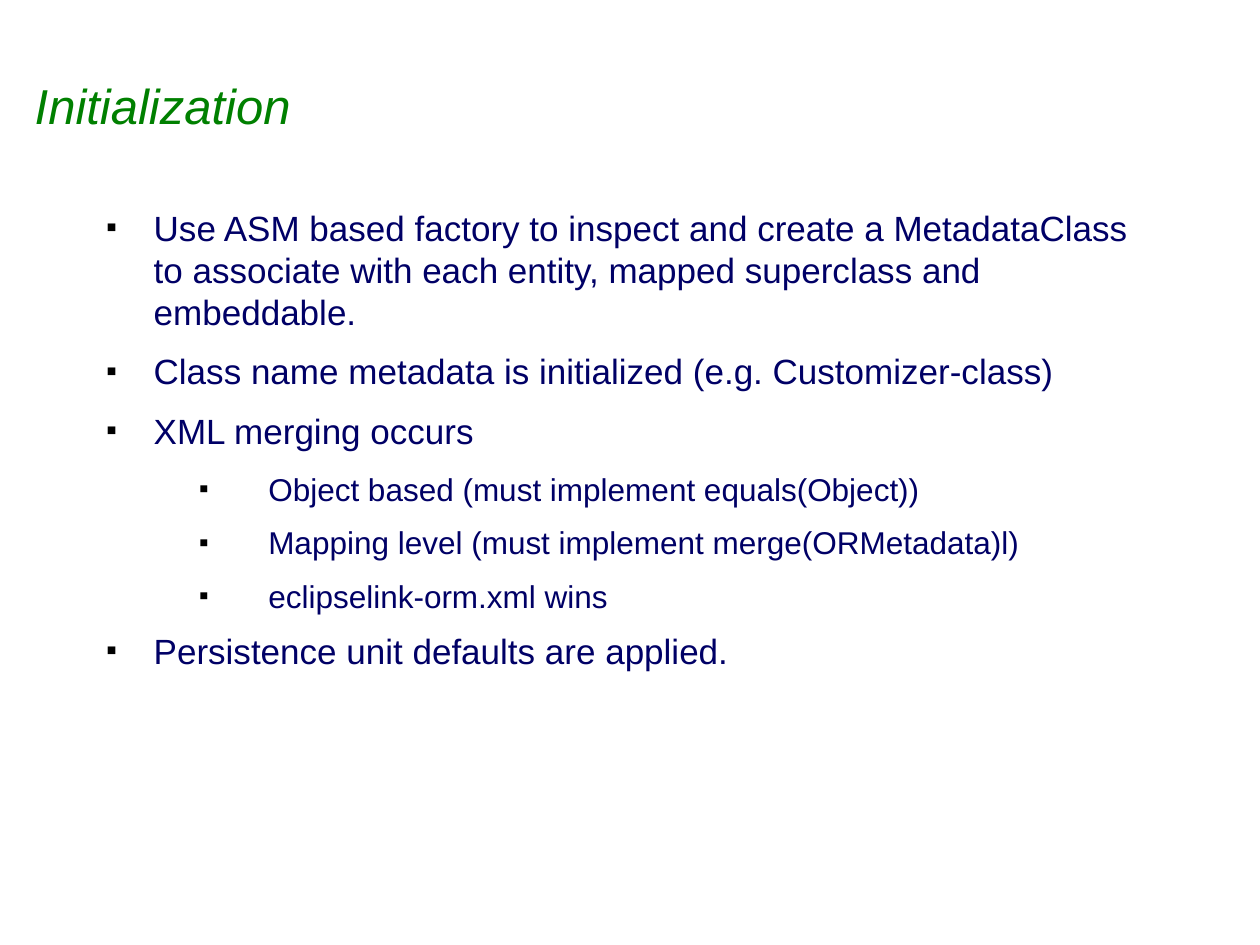
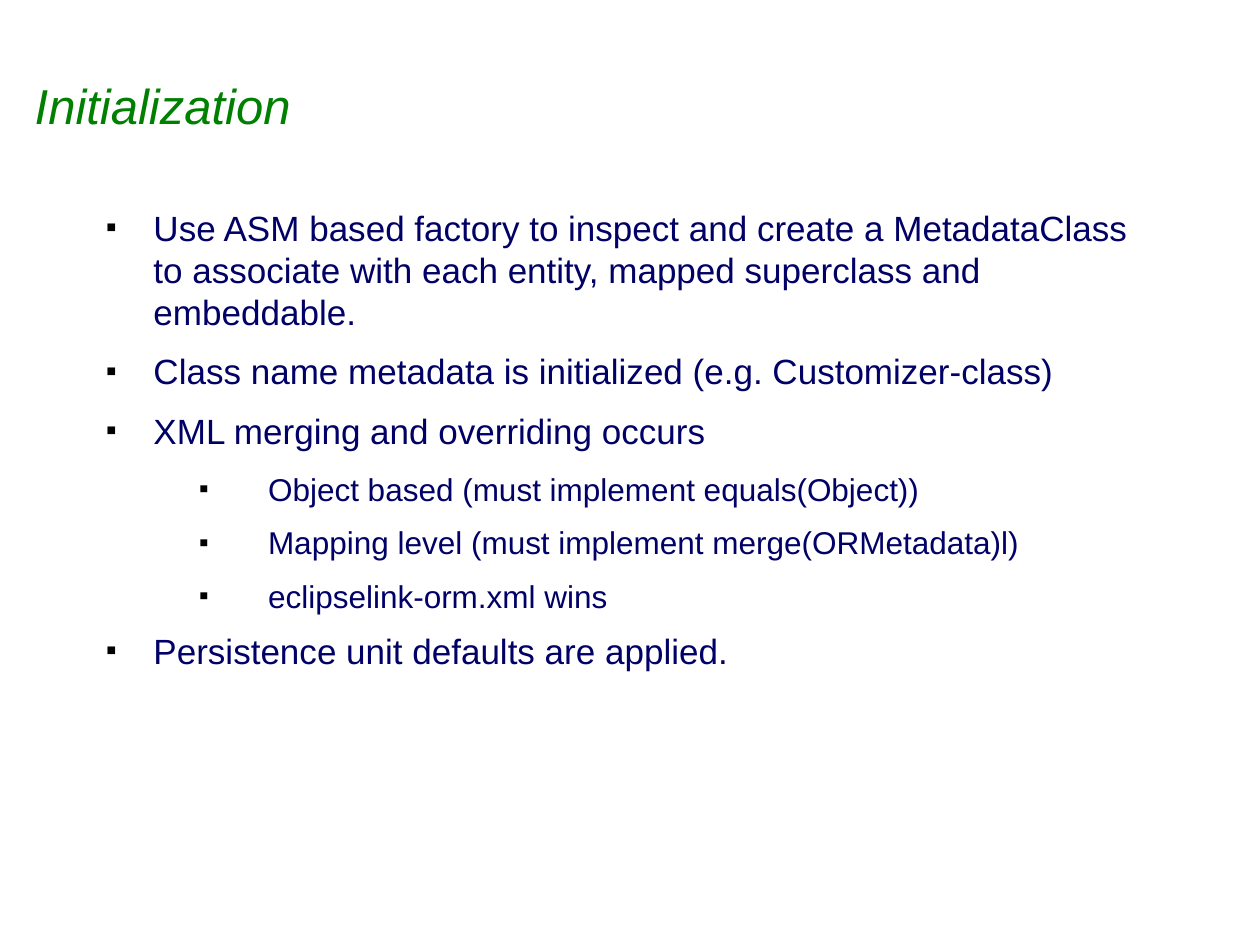
Before and after one commit to sabineheider/incubator, a slide deck: slide 10 of summit-2010/MappingsAndMetadata.ppt. Drawn at 1260x945 pixels with LibreOffice and Linux fonts; fonts in the diff are those of the drawing; background and template pictures are left out. Boxes give left, top, right and bottom in pixels: in the first picture for what was removed or moved away, otherwise in the second. Text is boxed around its words. In the diff, an @@ line names an element or a change of style, - is before the commit and + after.

```diff
--- a/summit-2010/MappingsAndMetadata.ppt
+++ b/summit-2010/MappingsAndMetadata.ppt
@@ text at bbox=[153, 215, 1127, 670]: indent changed @@
@@ text at bbox=[153, 418, 705, 450]: text changed @@
-■ XML merging occurs
+■ XML merging and overriding occurs
```
Also in this commit, not shown: 6 other slides changed.
